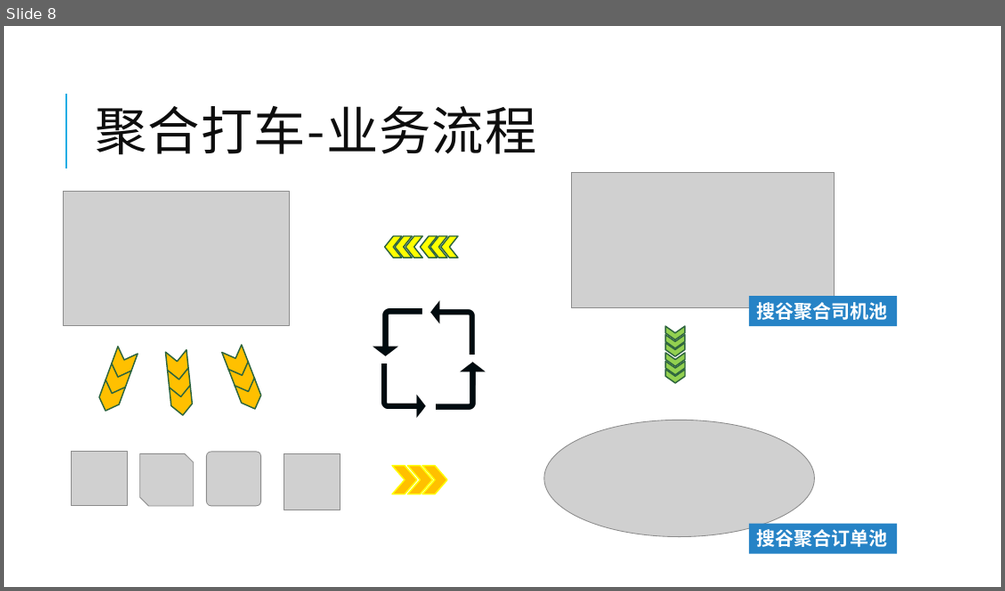
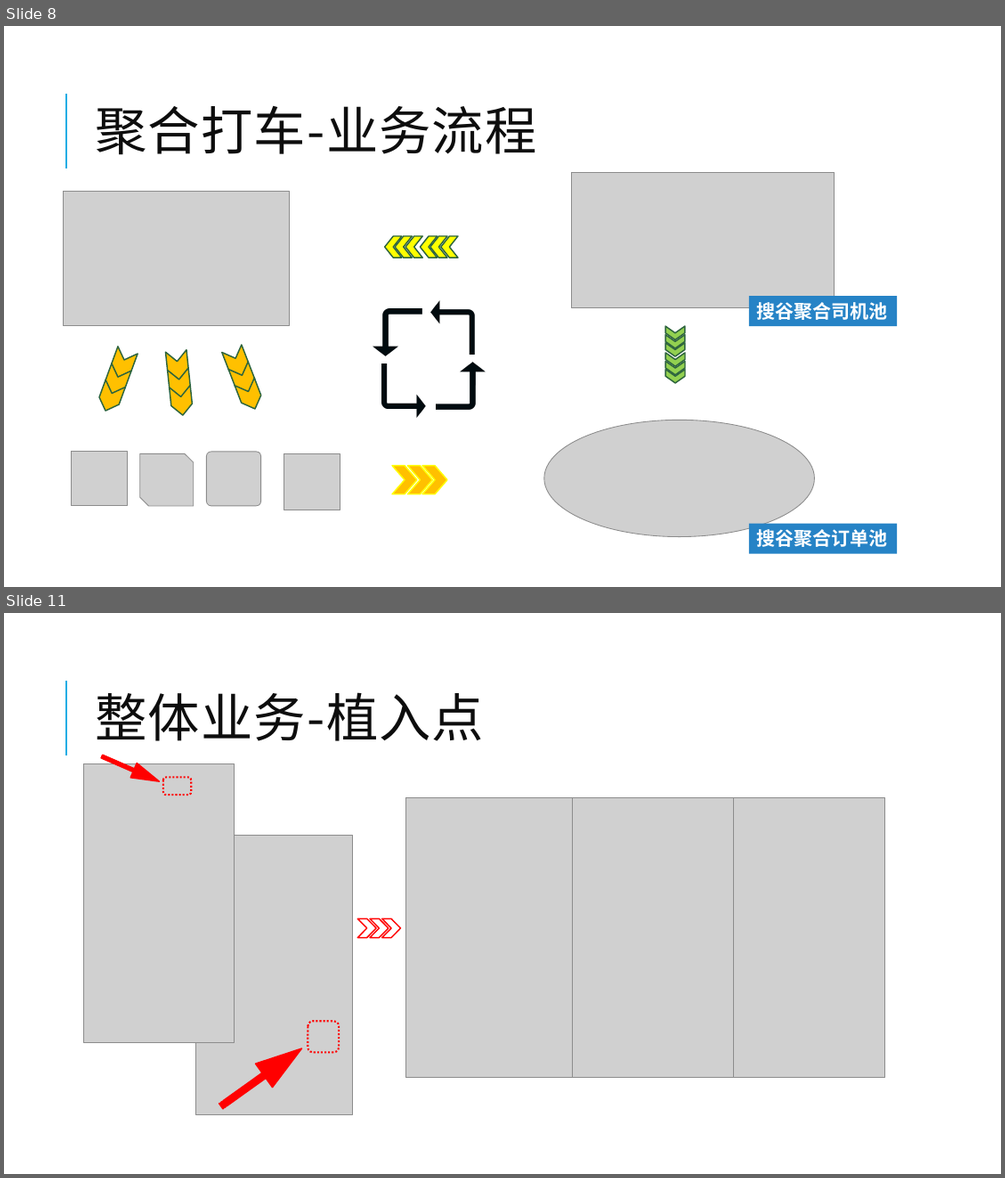
Before and after one commit to gogodog/wiki, a slide deck: sougu-info/搜谷聚合方案.pptx. Shown one above the other, each under a label of ours: slide 8 before the commit, slides 8 and 11 after it; the slides between them are not shown. The pictures are 1005x591 and 1005x1178 pixels, drawn with LibreOffice and Linux fonts; fonts in the diff are those of the drawing; grey boxes stand for pictures. Boxes give left, top, right and bottom in pixels: in the first picture for what was removed or moved away, otherwise in the second. Text is boxed around its words. In the diff, an @@ line names an element or a change of style, - is before the commit and + after.

```diff
--- a/sougu-info/搜谷聚合方案.pptx
+++ b/sougu-info/搜谷聚合方案.pptx
@@ slide 11 added at bbox=[4, 613, 1001, 1174], background #FFFFFF; not listed: 1 template element that a slide beside it also shows @@
@@ title added at bbox=[95, 692, 484, 741], 50 pt, text #0D0D0D @@
+整体业务-植入点
@@ group added at bbox=[83, 749, 353, 1118]: 2 pictures, 2 rounded rectangles, 2 striped right arrows @@
@@ picture added at bbox=[406, 798, 573, 1078] @@
@@ picture added at bbox=[573, 798, 736, 1078] @@
@@ picture added at bbox=[734, 798, 885, 1078] @@
@@ chevron added at bbox=[357, 919, 376, 938], outline #FF0000 1.25 pt @@
@@ chevron added at bbox=[370, 919, 388, 938], outline #FF0000 1.25 pt @@
@@ chevron added at bbox=[382, 919, 401, 938], outline #FF0000 1.25 pt @@
```
Also in this commit, not shown: 2 slides changed, 2 other slides added, 7 other files.
